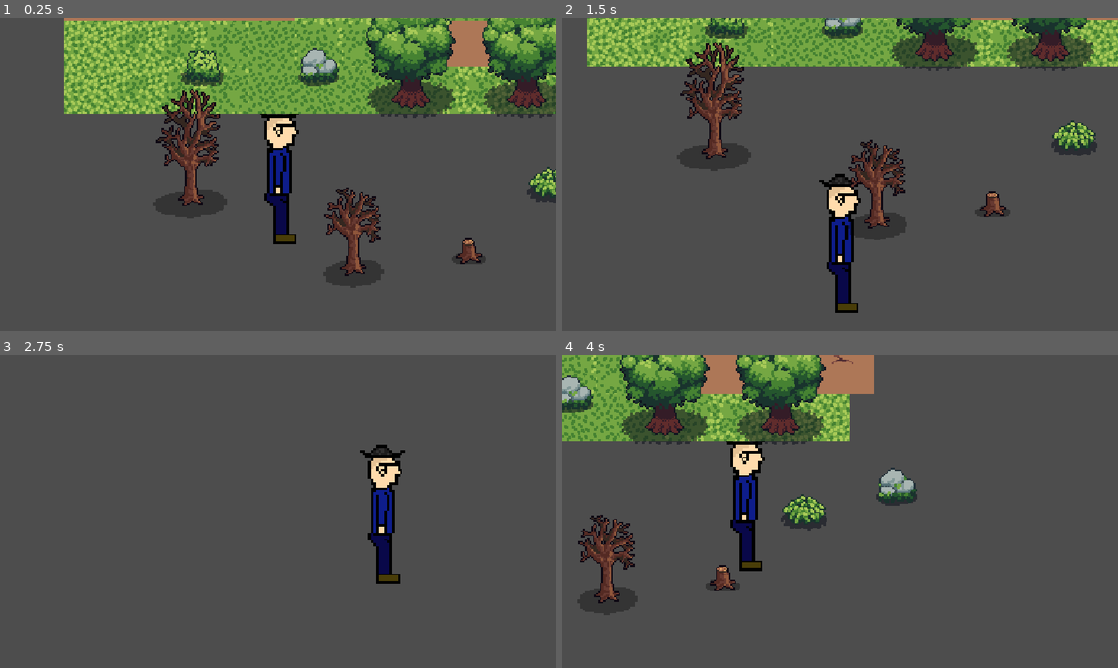
Above: before the commit, frames 1-4 (two rows, left to right).
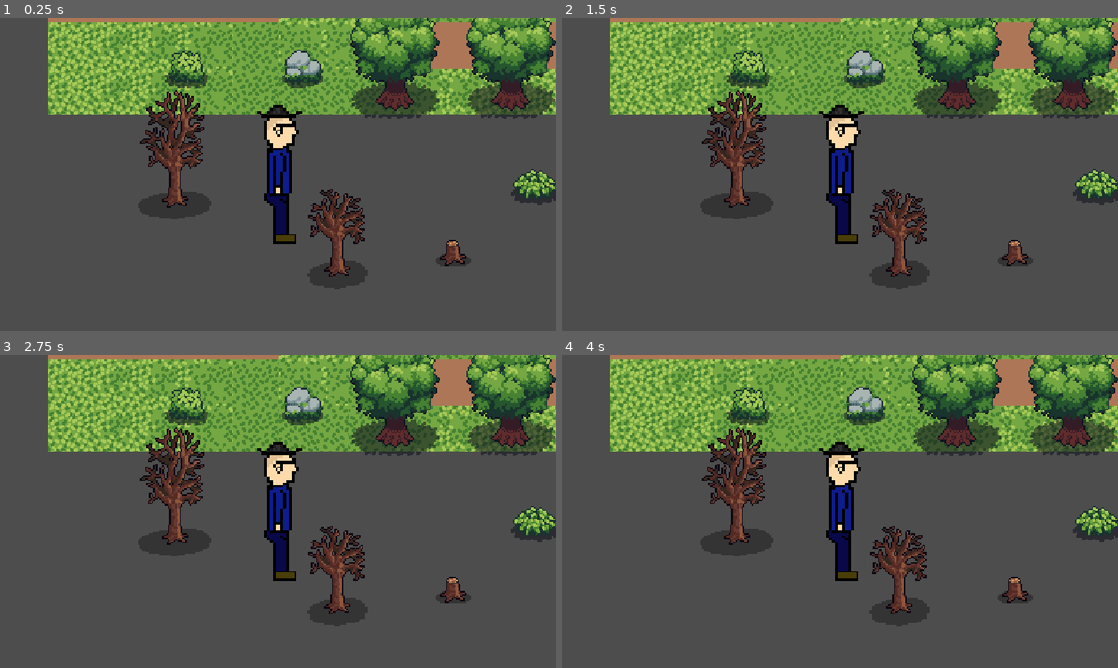
Above: after the commit, the same moments.

Repository: skyrix1627/GraveGuard
Game: Godot game, scene res://scenes/game.tscn
Two runs of this game, one before a commit and one after it. Both use one fixed random seed, a clock stepped at 60 frames per second and the inputs below.
Inputs:
- Up to frame 1 (0.25 s): no input
- Up to frame 2 (1.5 s): tap Enter at 0.5 s; hold D (Right, bound only before the commit) 0.53-1.28 s; hold S (Down, bound only before the commit) from 1.28 s (still down)
- Up to frame 3 (2.75 s): release S (Down, bound only before the commit) at 2.03 s; hold D (Right, bound only before the commit) from 2.03 s (still down)
- Up to frame 4 (4 s): release D (Right, bound only before the commit) at 2.78 s; hold W (Up, bound only before the commit) 2.78-3.53 s; hold A (Left, bound only before the commit) from 3.53 s (still down)

The runs differ from the first frame. In frame 1, 25% of the frame differs, in the area x 8-100%, y 0-87%; in frame 2, 36%; in frame 3, 37%; in frame 4, 39%, in the area x 0-100%, y 0-87%.

Commit message:
animation for walking (not up and down)

Diff:
--- a/project.godot
+++ b/project.godot
@@ -26,24 +26,24 @@
 
 [input]
 
-Up={
+move_right={
 "deadzone": 0.2,
-"events": [Object(InputEventKey,"resource_local_to_scene":false,"resource_name":"","device":-1,"window_id":0,"alt_pressed":false,"shift_pressed":false,"ctrl_pressed":false,"meta_pressed":false,"pressed":false,"keycode":0,"physical_keycode":87,"key_label":0,"unicode":119,"location":0,"echo":false,"script":null)
+"events": [Object(InputEventKey,"resource_local_to_scene":false,"resource_name":"","device":16,"window_id":0,"alt_pressed":false,"shift_pressed":false,"ctrl_pressed":false,"meta_pressed":false,"pressed":false,"keycode":0,"physical_keycode":4194321,"key_label":0,"unicode":0,"location":0,"echo":false,"script":null)
 ]
 }
-Down={
+move_left={
 "deadzone": 0.2,
-"events": [Object(InputEventKey,"resource_local_to_scene":false,"resource_name":"","device":-1,"window_id":0,"alt_pressed":false,"shift_pressed":false,"ctrl_pressed":false,"meta_pressed":false,"pressed":false,"keycode":0,"physical_keycode":83,"key_label":0,"unicode":115,"location":0,"echo":false,"script":null)
+"events": [Object(InputEventKey,"resource_local_to_scene":false,"resource_name":"","device":16,"window_id":0,"alt_pressed":false,"shift_pressed":false,"ctrl_pressed":false,"meta_pressed":false,"pressed":false,"keycode":0,"physical_keycode":4194319,"key_label":0,"unicode":0,"location":0,"echo":false,"script":null)
 ]
 }
-Left={
+move_down={
 "deadzone": 0.2,
-"events": [Object(InputEventKey,"resource_local_to_scene":false,"resource_name":"","device":-1,"window_id":0,"alt_pressed":false,"shift_pressed":false,"ctrl_pressed":false,"meta_pressed":false,"pressed":false,"keycode":0,"physical_keycode":65,"key_label":0,"unicode":97,"location":0,"echo":false,"script":null)
+"events": [Object(InputEventKey,"resource_local_to_scene":false,"resource_name":"","device":16,"window_id":0,"alt_pressed":false,"shift_pressed":false,"ctrl_pressed":false,"meta_pressed":false,"pressed":false,"keycode":0,"physical_keycode":4194322,"key_label":0,"unicode":0,"location":0,"echo":false,"script":null)
 ]
 }
-Right={
+move_up={
 "deadzone": 0.2,
-"events": [Object(InputEventKey,"resource_local_to_scene":false,"resource_name":"","device":-1,"window_id":0,"alt_pressed":false,"shift_pressed":false,"ctrl_pressed":false,"meta_pressed":false,"pressed":false,"keycode":0,"physical_keycode":68,"key_label":0,"unicode":100,"location":0,"echo":false,"script":null)
+"events": [Object(InputEventKey,"resource_local_to_scene":false,"resource_name":"","device":16,"window_id":0,"alt_pressed":false,"shift_pressed":false,"ctrl_pressed":false,"meta_pressed":false,"pressed":false,"keycode":0,"physical_keycode":4194320,"key_label":0,"unicode":0,"location":0,"echo":false,"script":null)
 ]
 }
 
--- a/scenes/game.tscn
+++ b/scenes/game.tscn
@@ -1079,13 +1079,6 @@
 
 [node name="Game" type="Node2D" unique_id=809155825]
 
-[node name="Player" parent="." unique_id=1489929400 instance=ExtResource("1_uwrxv")]
-position = Vector2(148, 154)
-
-[node name="Camera2D" type="Camera2D" parent="Player" unique_id=1759294387]
-zoom = Vector2(3, 3)
-position_smoothing_enabled = true
-
 [node name="TileMap" type="TileMap" parent="." unique_id=1708168474]
 y_sort_enabled = true
 tile_set = SubResource("TileSet_4i757")
@@ -1104,3 +1097,11 @@
 tile_set = SubResource("TileSet_5hvud")
 format = 2
 layer_0/tile_data = PackedInt32Array(524293, 786432, 7, 786449, 1048576, 9, 786444, 524288, 9)
+
+[node name="Player" parent="." unique_id=1489929400 instance=ExtResource("1_uwrxv")]
+z_index = 2
+position = Vector2(159, 153)
+
+[node name="Camera2D" type="Camera2D" parent="Player" unique_id=740775175]
+zoom = Vector2(3, 3)
+position_smoothing_enabled = true
--- a/scenes/player.tscn
+++ b/scenes/player.tscn
@@ -1,8 +1,45 @@
 [gd_scene format=3 uid="uid://dvlip4jt4knlc"]
 
-[ext_resource type="Script" uid="uid://0jdm36d812ds" path="res://scripts/movement.gd" id="1_g2els"]
 [ext_resource type="Texture2D" uid="uid://k60dll0sqv8g" path="res://assets/sprites/playerLeftCollection.png" id="2_qhqgy"]
 [ext_resource type="Texture2D" uid="uid://dmfhi5i8xtpbb" path="res://assets/sprites/playerRightCollection.png" id="3_dqkch"]
+
+[sub_resource type="GDScript" id="GDScript_g2els"]
+script/source = "extends CharacterBody2D
+
+@export var speed = 400
+#var screen_size
+
+# Called when the node enters the scene tree for the first time.
+#func _ready() -> void:
+	#screen_size = get_viewport_rect().size
+
+
+# Called every frame. 'delta' is the elapsed time since the previous frame. : float) -> void:
+func _process(delta):
+	var velocity = Vector2.ZERO #move vector
+	if Input.is_action_pressed(\"move_right\"):
+		velocity.x += 1
+	if Input.is_action_pressed(\"move_left\"):
+		velocity.x -= 1
+	if Input.is_action_pressed(\"move_down\"):
+		velocity.y += 1
+	if Input.is_action_pressed(\"move_up\"):
+		velocity.y -= 1
+
+	if velocity.length() > 0:
+		velocity = velocity.normalized() * speed
+		$AnimatedSprite2D.play()
+	else:
+		$AnimatedSprite2D.stop()
+
+	position += velocity * delta
+	#position = position.clamp(Vector2.ZERO, screen_size)
+
+	if velocity.x != 0:
+		#$AnimatedSprite2D.animation = \"walk\"
+		$AnimatedSprite2D.flip_v = false
+		$AnimatedSprite2D.flip_h = velocity.x < 0
+"
 
 [sub_resource type="RectangleShape2D" id="RectangleShape2D_yqjtg"]
 size = Vector2(12, 9)
@@ -77,7 +114,7 @@
 }]
 
 [node name="Player" type="CharacterBody2D" unique_id=1489929400]
-script = ExtResource("1_g2els")
+script = SubResource("GDScript_g2els")
 
 [node name="CollisionShape2D" type="CollisionShape2D" parent="." unique_id=1978964934]
 position = Vector2(-3, 36.5)
--- a/scripts/movement.gd
+++ /dev/null
@@ -1,11 +0,0 @@
-extends CharacterBody2D
-
-@export var speed = 400
-
-func get_input():
-	var input_direction = Input.get_vector("Left", "Right", "Up", "Down")
-	velocity = input_direction * speed
-
-func _physics_process(delta):
-	get_input()
-	move_and_slide()
Empty file added: scenes/player.gd
Not shown, added: scenes/player.gd.uid
Not shown, removed: scripts/movement.gd.uid
